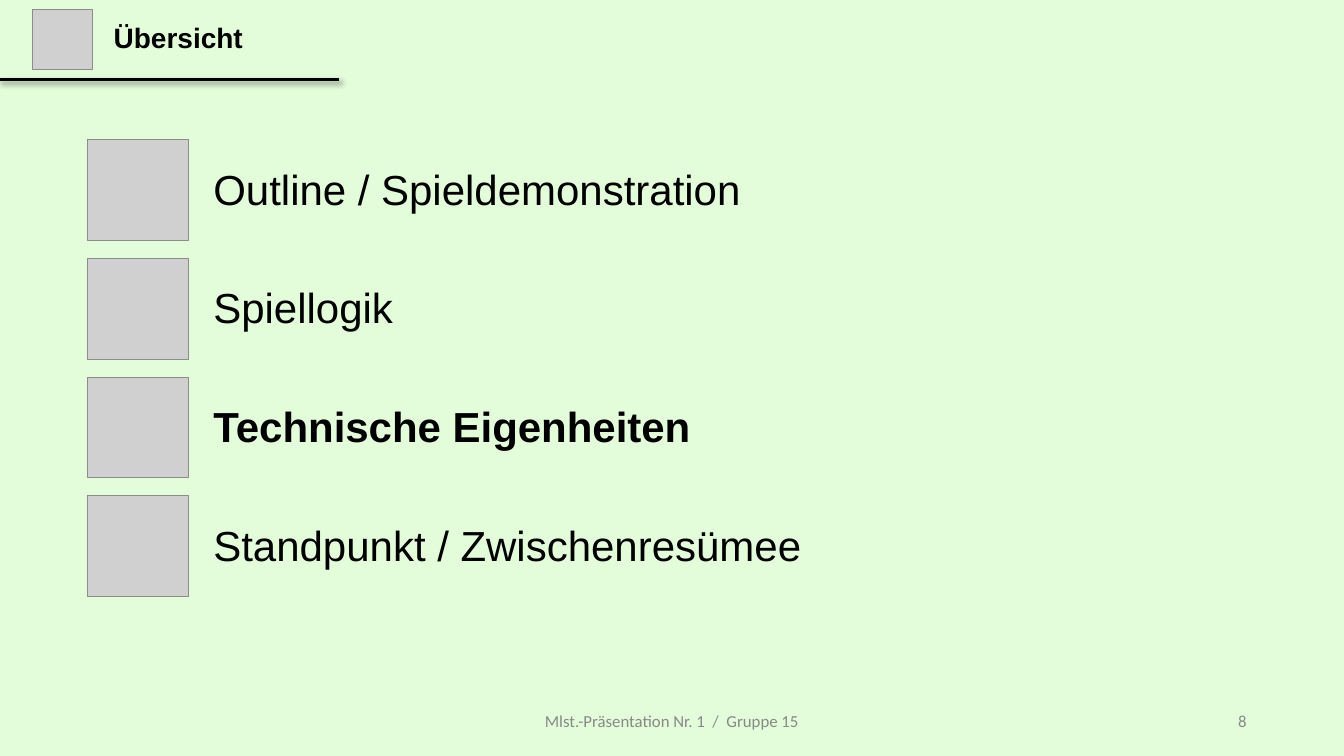
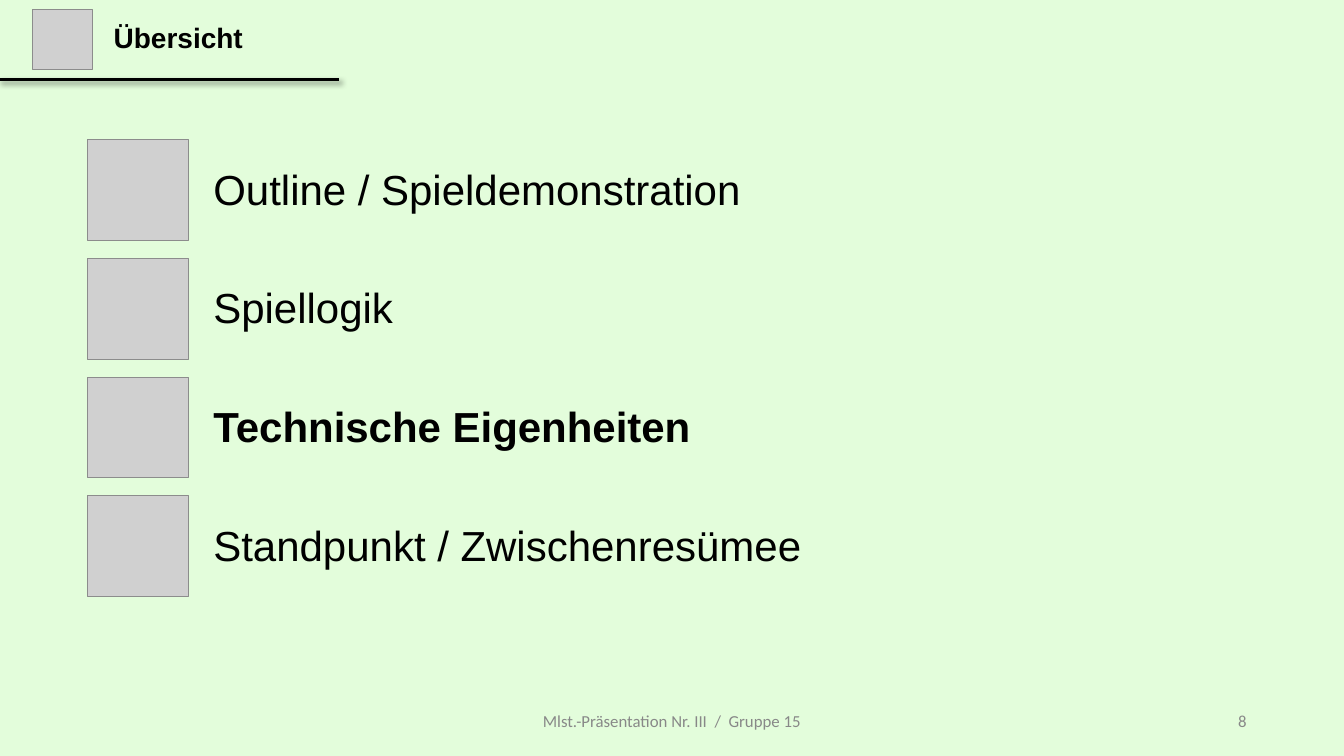
Before and after one commit to gjoyet/skipBo, a slide deck: slide 8 of 00_General/Presentation/MS 3/Presentation_Milestone_iii_Master.pptx. Drawn at 1344x756 pixels with LibreOffice and Linux fonts; fonts in the diff are those of the drawing; grey boxes stand for pictures. Boxes give left, top, right and bottom in pixels: in the first picture for what was removed or moved away, otherwise in the second. Text is boxed around its words. In the diff, an @@ line names an element or a change of style, - is before the commit and + after.

```diff
--- a/00_General/Presentation/MS 3/Presentation_Milestone_iii_Master.pptx
+++ b/00_General/Presentation/MS 3/Presentation_Milestone_iii_Master.pptx
@@ text at box(543, 715, 801, 730): text changed @@
-Mlst.-Präsentation Nr. 1 / Gruppe 15
+Mlst.-Präsentation Nr. III / Gruppe 15
```
Also in this commit, not shown: 11 other slides changed.
